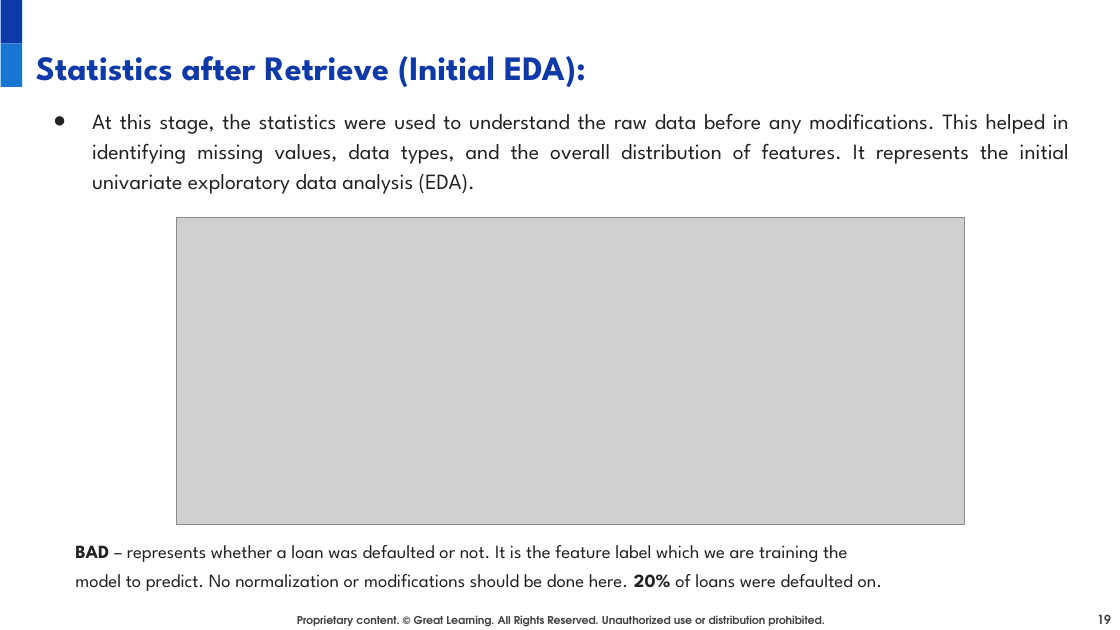
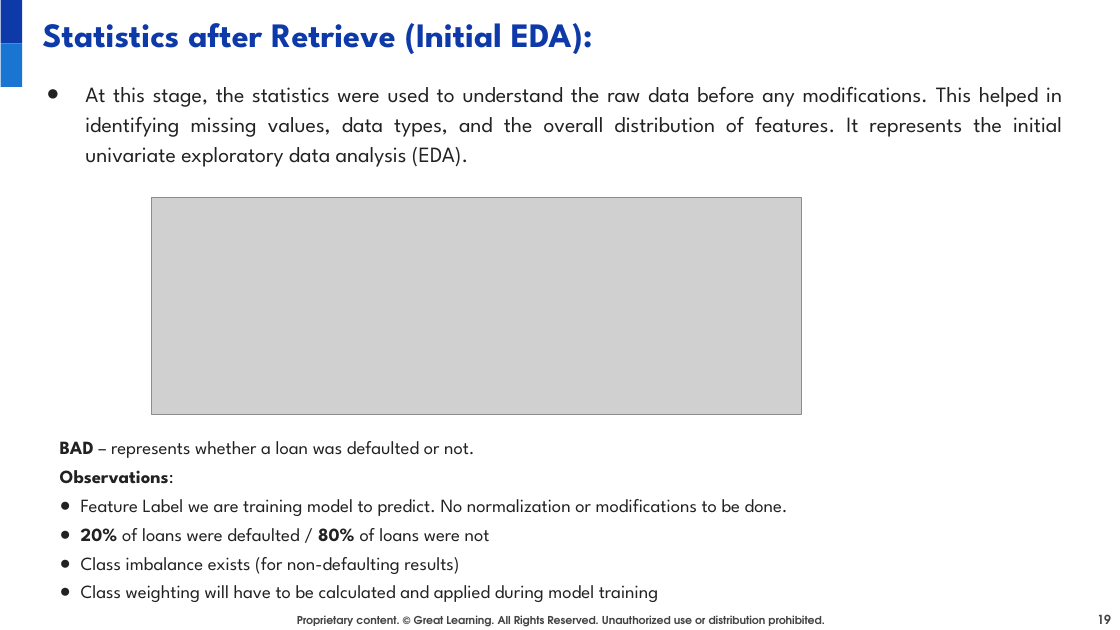
Before and after one commit to juanbucz/GreatLearning-TermProjects, a slide deck: slide 19 of Neural Networks - Loan Default/Loan Default Prediction Presentation - Business Interpretation - John Buczkowski.pptx. Drawn at 1120x630 pixels with LibreOffice and Linux fonts; fonts in the diff are those of the drawing; grey boxes stand for pictures; background and template pictures are left out. Boxes give left, top, right and bottom in pixels: in the first picture for what was removed or moved away, otherwise in the second. Text is boxed around its words. In the diff, an @@ line names an element or a change of style, - is before the commit and + after.

Commit message:
GL NN Loan Default Prediction Presentation - Individual Model Analysis

```diff
--- a/Neural Networks - Loan Default/Loan Default Prediction Presentation - Business Interpretation - John Buczkowski.pptx
+++ b/Neural Networks - Loan Default/Loan Default Prediction Presentation - Business Interpretation - John Buczkowski.pptx
@@ text "Statistics after Retrieve (Initial EDA):": place and size @@
-text "Statistics after Retrieve (Initial EDA):" at (36,56,586,87)
+text "Statistics after Retrieve (Initial EDA):" at (43,23,593,54)
@@ text "At this stage, the statistics ...": place and size @@
-text "At this stage, the statistics ..." at (92,113,1069,194)
+text "At this stage, the statistics ..." at (85,86,1062,167)
@@ picture: place and size @@
-picture at (176,218,964,525)
+picture at (152,197,802,414)
@@ text at (60,441,788,602): text changed @@
-BAD – represents whether a loan was defaulted or not. It is the feature label which we are training the
-model to predict. No normalization or modifications should be done here. 20% of loans were defaulted on.
+BAD – represents whether a loan was defaulted or not.
+Observations:
+● Feature Label we are training model to predict. No normalization or modifications to be done.
+● 20% of loans were defaulted / 80% of loans were not
+● Class imbalance exists (for non-defaulting results)
+● Class weighting will have to be calculated and applied during model training
```
Also in this commit, not shown: 4 other slides changed, 3 slides added.
